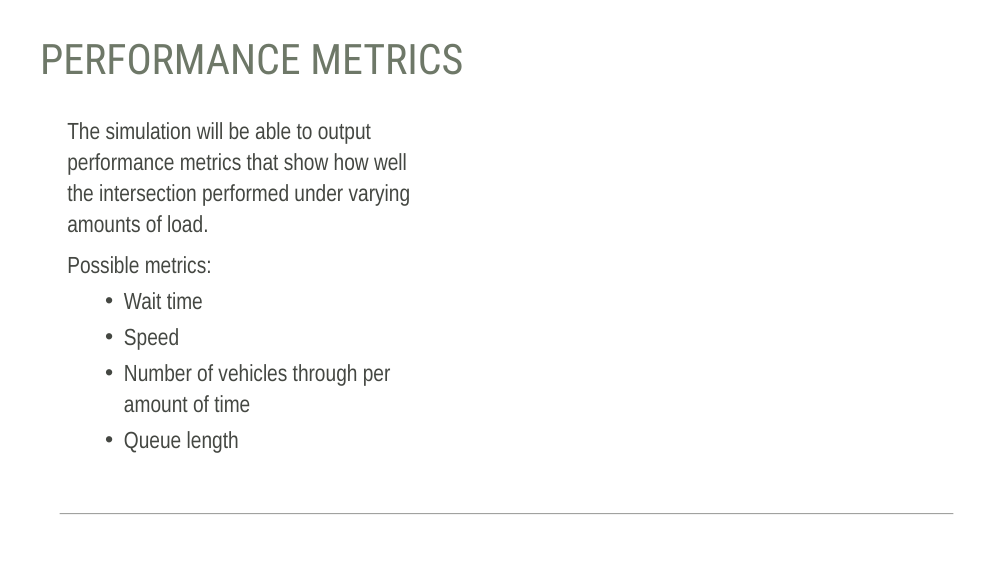
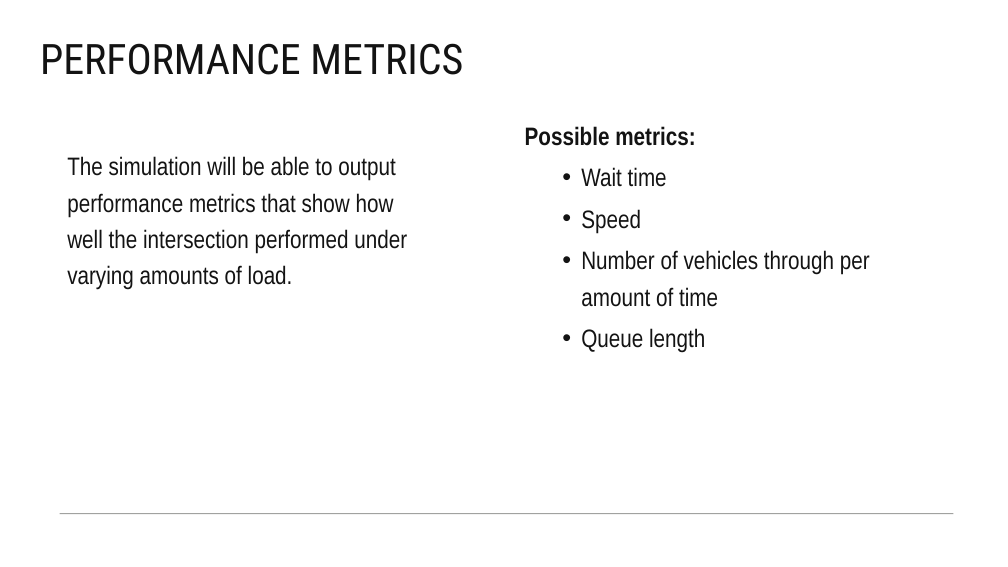
Before and after one commit to Team-Gala-JP/Team-Gala-JP, a slide deck: slide 7 of Traffic Sim.pptx. Drawn at 1008x567 pixels with LibreOffice and Linux fonts; fonts in the diff are those of the drawing. Boxes give left, top, right and bottom in pixels: in the first picture for what was removed or moved away, otherwise in the second. Text is boxed around its words. In the diff, an @@ line names an element or a change of style, - is before the commit and + after.

```diff
--- a/Traffic Sim.pptx
+++ b/Traffic Sim.pptx
@@ title "PERFORMANCE METRICS" at box(40, 43, 463, 75): text colour #6E7868 to #131313 @@
@@ text "The simulation will be able ...": place and size @@
-text "The simulation will be able ..." at box(67, 122, 411, 453)
+text "The simulation will be able ..." at box(67, 156, 407, 290)
@@ text "The simulation will be able ..." at box(67, 156, 407, 290): size 22.2 to 24 pt, text colour #444742 to #131313; line spacing 1.1 to 1.2 @@
@@ text added at box(525, 126, 870, 353), 24 pt, text #131313 @@
+Possible metrics:
+  • Wait time
+  • Speed
+  • Number of vehicles through per amount of time
+  • Queue length
@@ text at box(67, 256, 391, 453): paragraphs removed @@
-Possible metrics:
-  • Wait time
-  • Speed
-  • Number of vehicles through per amount of time
-  • Queue length
```
Also in this commit, not shown: 5 other slides changed, 3 slides added.
